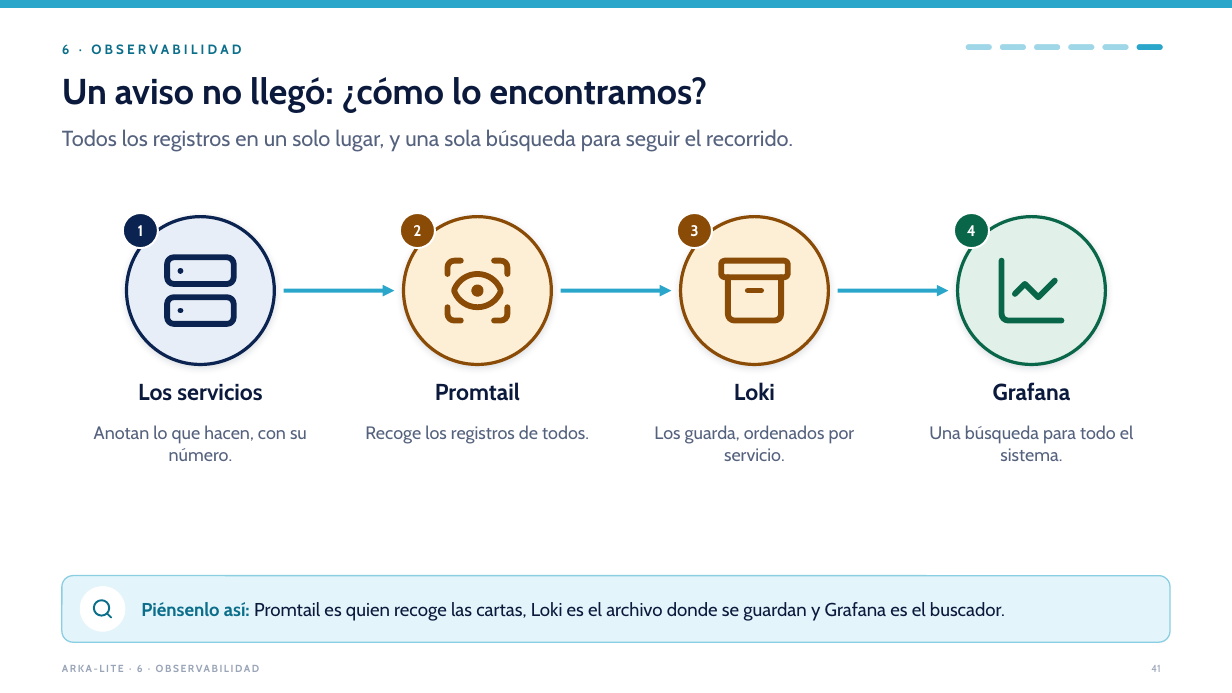
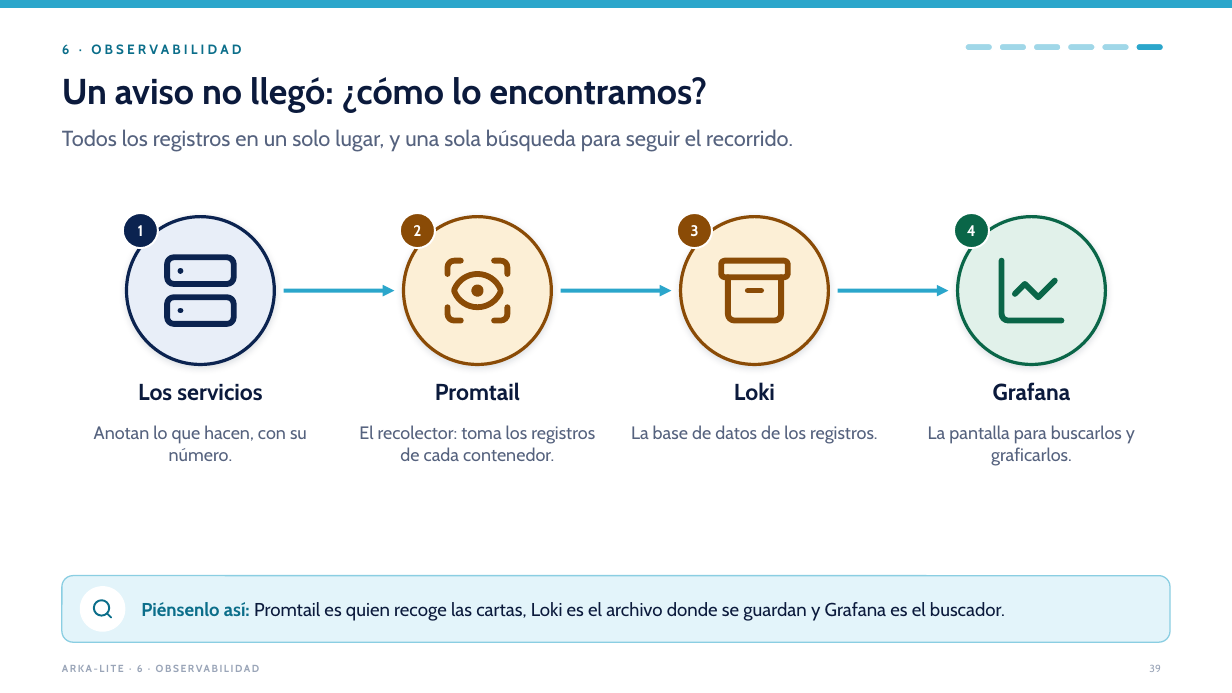
Before and after one commit to jfranceschi-dev/arka-lite, a slide deck: slide 39 of docs/presentation-data/pptx/ARKA-Lite-ejecutivo-sin-demo.pptx (slide 41 before the commit). Drawn at 1232x693 pixels with LibreOffice and Linux fonts; fonts in the diff are those of the drawing. Boxes give left, top, right and bottom in pixels: in the first picture for what was removed or moved away, otherwise in the second. Text is boxed around its words. In the diff, an @@ line names an element or a change of style, - is before the commit and + after.

```diff
--- a/docs/presentation-data/pptx/ARKA-Lite-ejecutivo-sin-demo.pptx
+++ b/docs/presentation-data/pptx/ARKA-Lite-ejecutivo-sin-demo.pptx
@@ text at <box>359,425,595,461</box>: text changed @@
-Recoge los registros de todos.
+El recolector: toma los registros de cada contenedor.
@@ text at <box>631,425,878,444</box>: text changed @@
-Los guarda, ordenados por servicio.
+La base de datos de los registros.
@@ text at <box>928,425,1135,466</box>: text changed @@
-Una búsqueda para todo el sistema.
+La pantalla para buscarlos y graficarlos.
@@ page number at <box>1149,665,1160,672</box>: text changed @@
-41
+39
```
Also in this commit, not shown: 8 other slides changed, 1 slide added, 3 slides removed, 35 other files.
